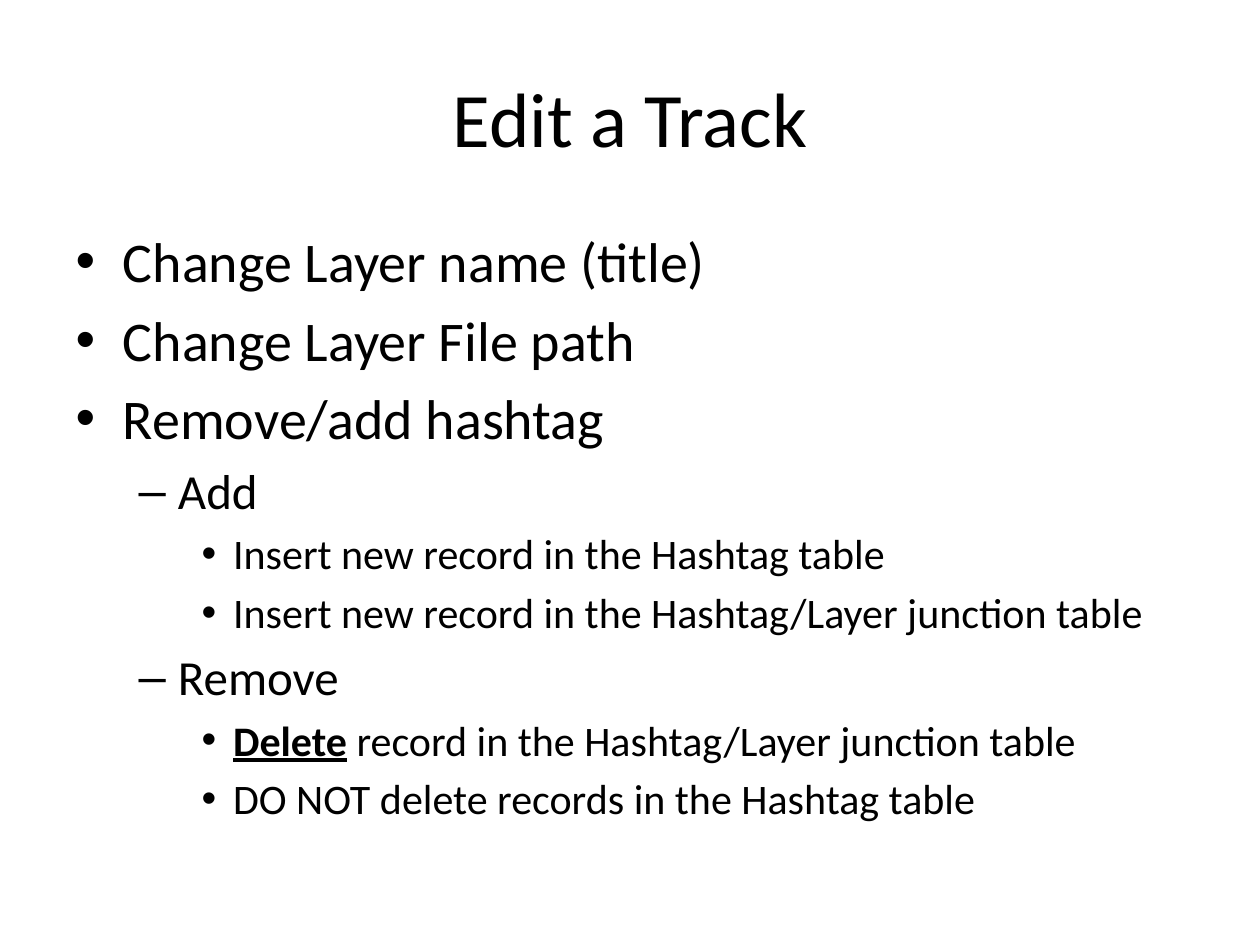
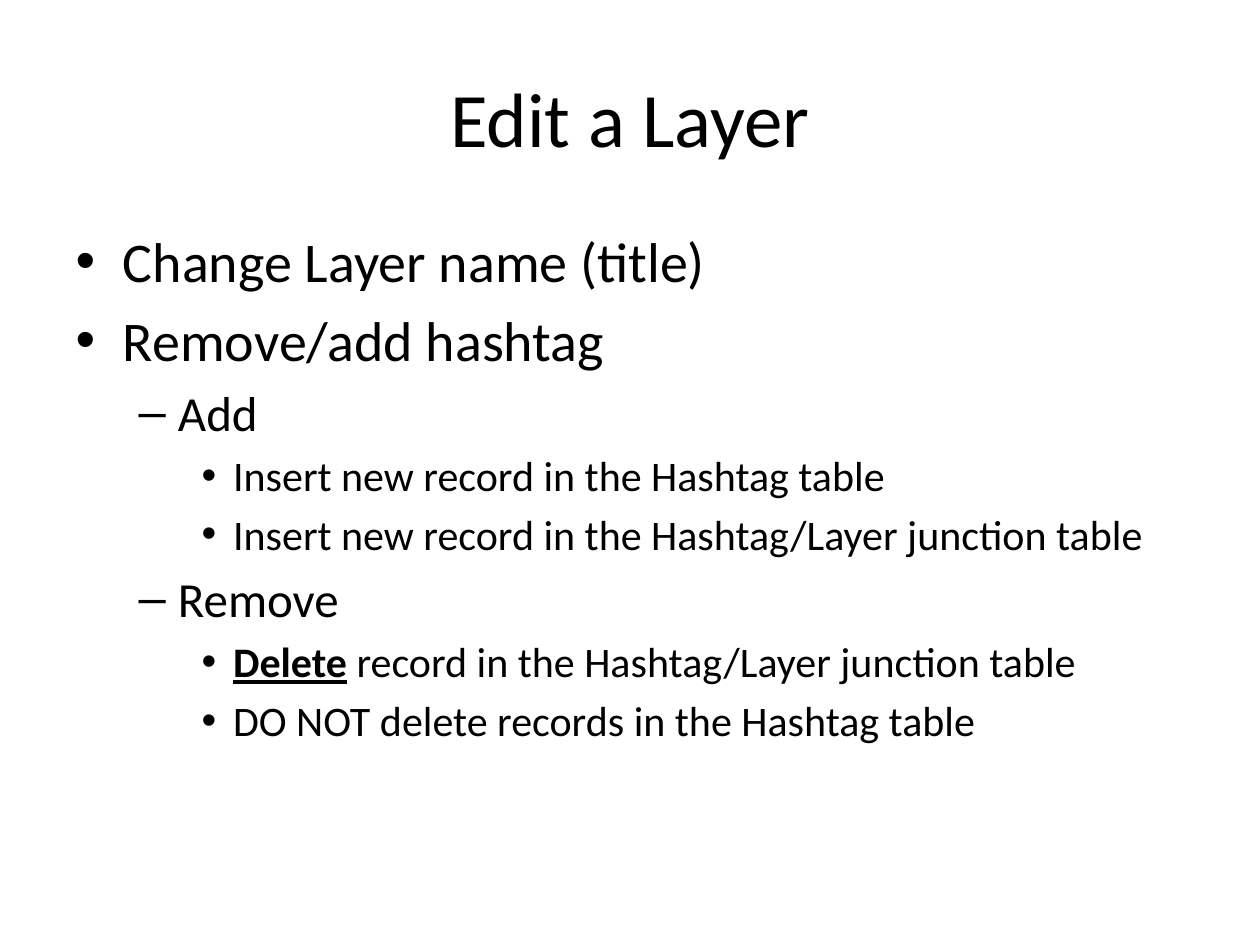
Before and after one commit to walkerq/layers, a slide deck: slide 9 of Project Progress Report.pptx. Drawn at 1260x945 pixels with LibreOffice and Linux fonts; fonts in the diff are those of the drawing. Boxes give left, top, right and bottom in pixels: in the first picture for what was removed or moved away, otherwise in the second. Text is boxed around its words. In the diff, an @@ line names an element or a change of style, - is before the commit and + after.

```diff
--- a/Project Progress Report.pptx
+++ b/Project Progress Report.pptx
@@ title at (450, 93, 809, 160): text changed @@
-Edit a Track
+Edit a Layer
@@ text at (123, 322, 635, 371): paragraph removed @@
-• Change Layer File path
```
Also in this commit, not shown: 4 other slides changed, 3 slides added, 1 slide removed.
